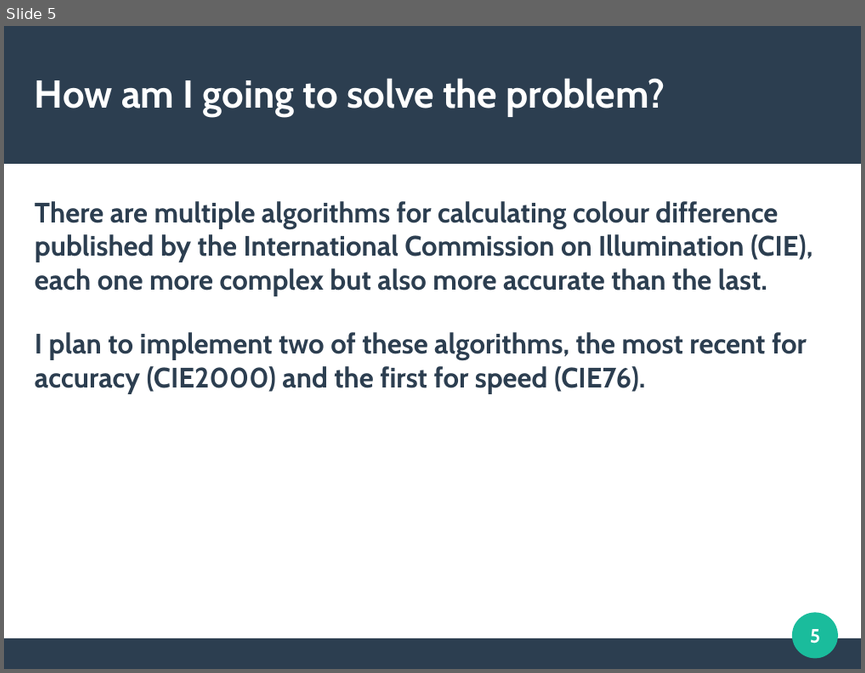
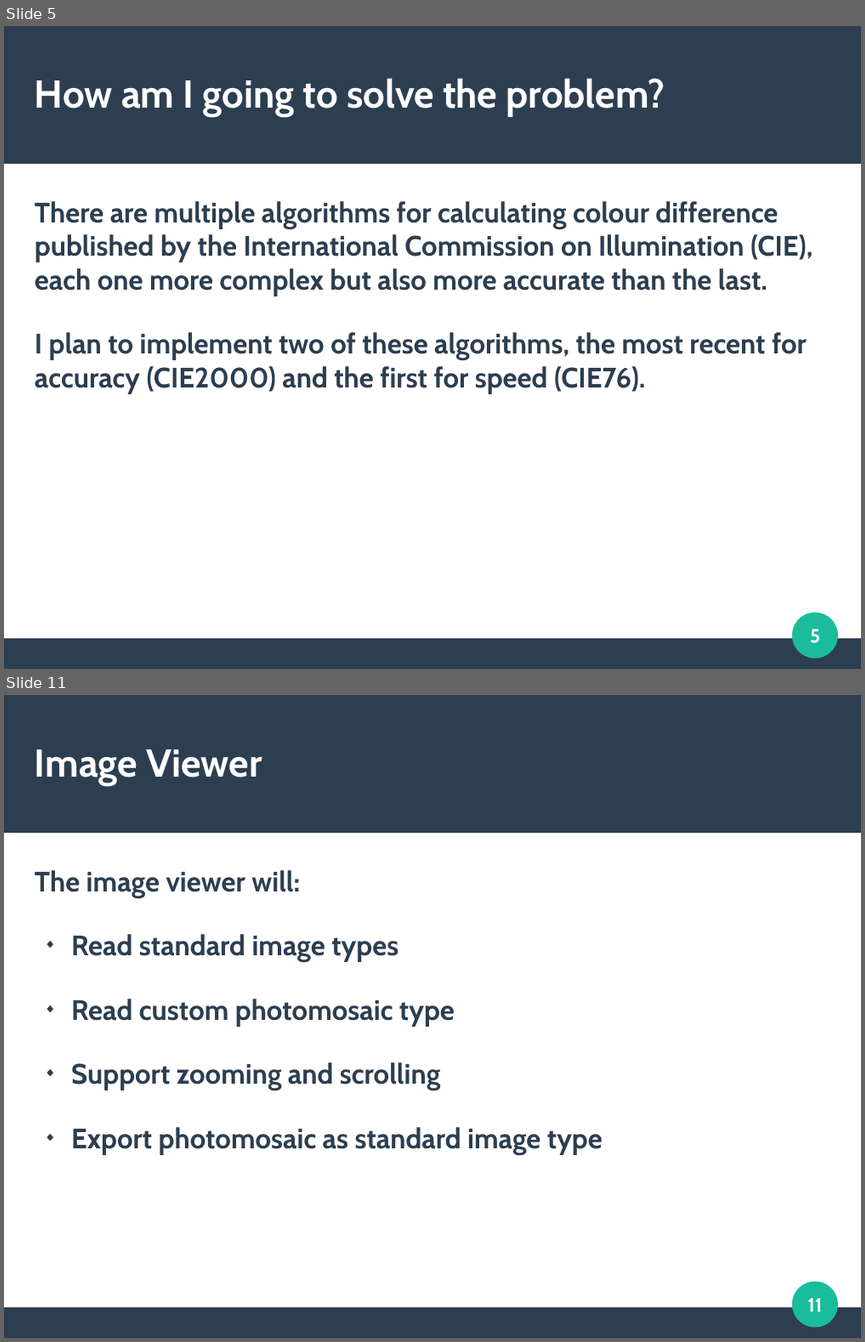
Before and after one commit to MorganGrundy/MosaicMagnifique, a slide deck: LightningTalk/Slides.odp. Shown one above the other, each under a label of ours: slide 5 before the commit, slides 5 and 11 after it; the slides between them are not shown. The pictures are 865x673 and 865x1342 pixels, drawn with LibreOffice and Linux fonts; fonts in the diff are those of the drawing. Boxes give left, top, right and bottom in pixels: in the first picture for what was removed or moved away, otherwise in the second. Text is boxed around its words. In the diff, an @@ line names an element or a change of style, - is before the commit and + after.

```diff
--- a/LightningTalk/Slides.odp
+++ b/LightningTalk/Slides.odp
@@ slide 11 added at bbox=[4, 695, 861, 1338], background #FFFFFF; not listed: 3 template elements that a slide beside it also shows @@
@@ title added at bbox=[35, 749, 262, 786], 36 pt, text #FFFFFF, bold @@
+Image Viewer
@@ text added at bbox=[35, 870, 602, 1155], 26 pt, text #2C3E50, bold @@
+The image viewer will:
+◆ Read standard image types
+◆ Read custom photomosaic type
+◆ Support zooming and scrolling
+◆ Export photomosaic as standard image type
@@ page number added at bbox=[807, 1298, 822, 1311], 18 pt, text #FFFFFF, bold @@
+11
```
Also in this commit, not shown: 1 slide changed, 4 other slides added.
